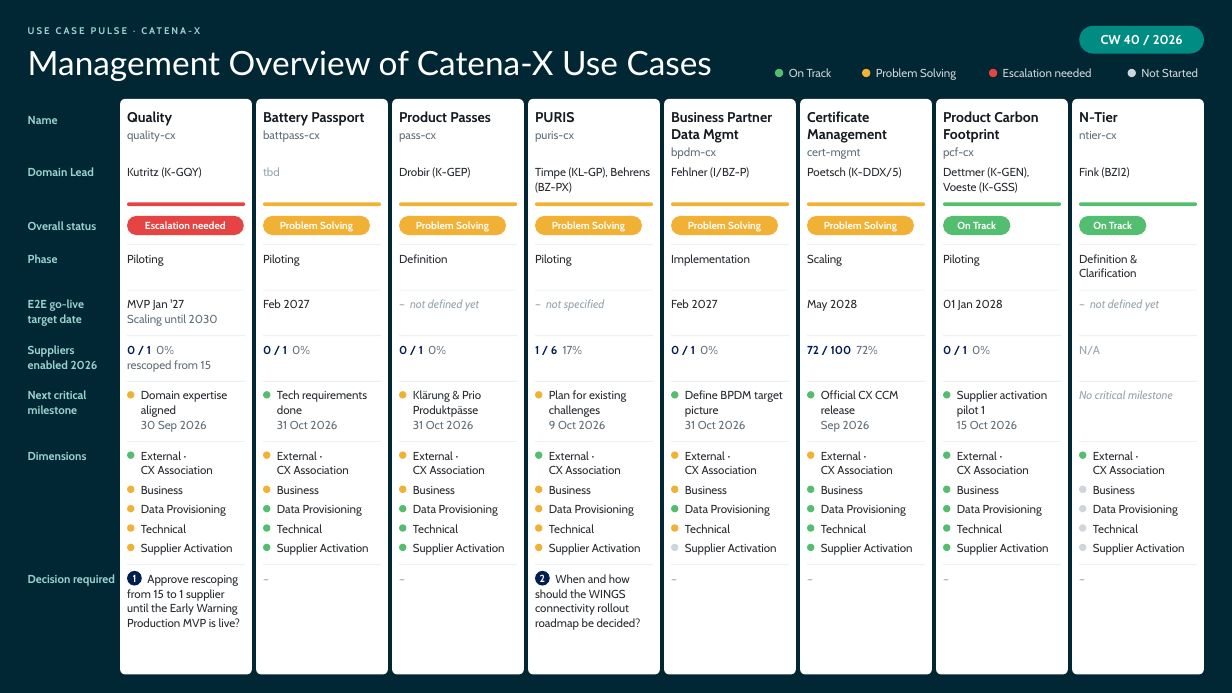
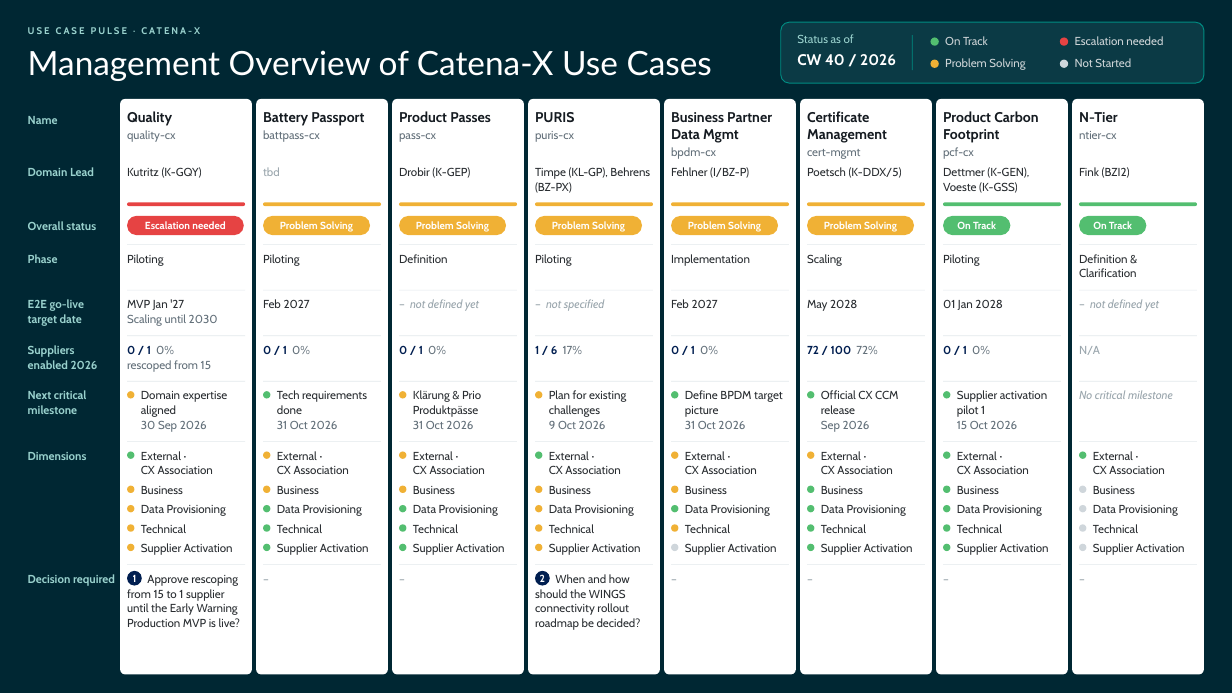
Before and after one commit to carmenxschneider/CatenaX, a slide deck: slide 1 of output/UseCase_Pulse_Management_Overview_CW40_26.pptx. Drawn at 1232x693 pixels with LibreOffice and Linux fonts; fonts in the diff are those of the drawing. Boxes give left, top, right and bottom in pixels: in the first picture for what was removed or moved away, otherwise in the second. Text is boxed around its words. In the diff, an @@ line names an element or a change of style, - is before the commit and + after.

```diff
--- a/output/UseCase_Pulse_Management_Overview_CW40_26.pptx
+++ b/output/UseCase_Pulse_Management_Overview_CW40_26.pptx
@@ rounded rectangle added at (781, 22, 1204, 83), fill #0B3A45, outline #008C82 0.75 pt @@
@@ rounded rectangle removed at (1080, 26, 1204, 54) @@
@@ text "CW 40 / 2026": place and size @@
-text "CW 40 / 2026" at (1101, 35, 1183, 44)
+text "CW 40 / 2026" at (797, 54, 896, 65)
@@ text "CW 40 / 2026" at (797, 54, 896, 65): size 10 to 12 pt; alignment centre to left; vertical alignment middle to top @@
@@ text added at (797, 34, 854, 43), 9 pt, text #99D1CD @@
+Status as of
@@ rectangle added at (912, 35, 913, 70), fill #008C82 @@
@@ ellipse: place and size @@
-ellipse at (775, 68, 784, 77)
+ellipse at (931, 38, 939, 46)
@@ text "Problem Solving": place and size @@
-text "Problem Solving" at (876, 68, 956, 80)
+text "Problem Solving" at (945, 58, 1025, 70)
@@ vertical alignment middle to top in 4 elements at (945, 58, 1025, 70), (1075, 58, 1131, 67), (1075, 36, 1163, 45), (945, 36, 988, 45) @@
@@ text "On Track": place and size @@
-text "On Track" at (789, 68, 832, 77)
+text "On Track" at (945, 36, 988, 45)
@@ ellipse: place and size @@
-ellipse at (989, 68, 997, 77)
+ellipse at (1060, 38, 1068, 46)
@@ text "Not Started": place and size @@
-text "Not Started" at (1141, 68, 1198, 77)
+text "Not Started" at (1075, 58, 1131, 67)
@@ text "Escalation needed": place and size @@
-text "Escalation needed" at (1003, 68, 1092, 77)
+text "Escalation needed" at (1075, 36, 1163, 45)
@@ ellipse: place and size @@
-ellipse at (862, 68, 871, 77)
+ellipse at (931, 60, 939, 68)
@@ ellipse: place and size @@
-ellipse at (1128, 68, 1136, 77)
+ellipse at (1060, 60, 1068, 68)
```
Also in this commit, not shown: 3 other files.
